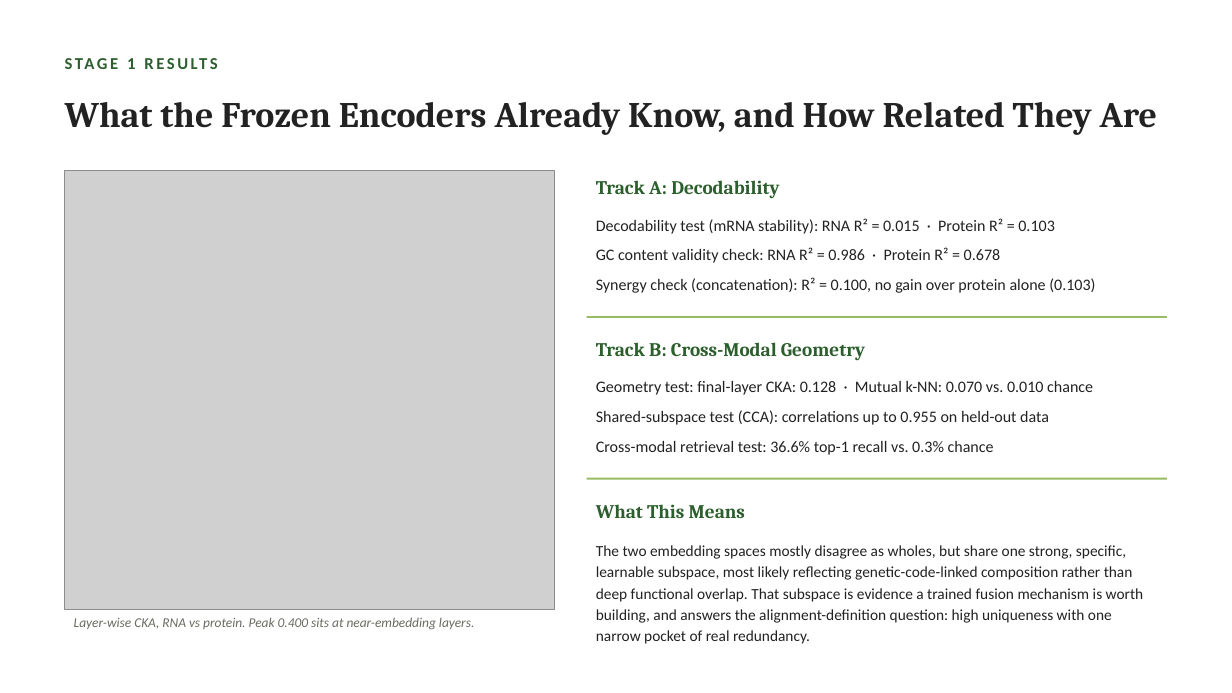
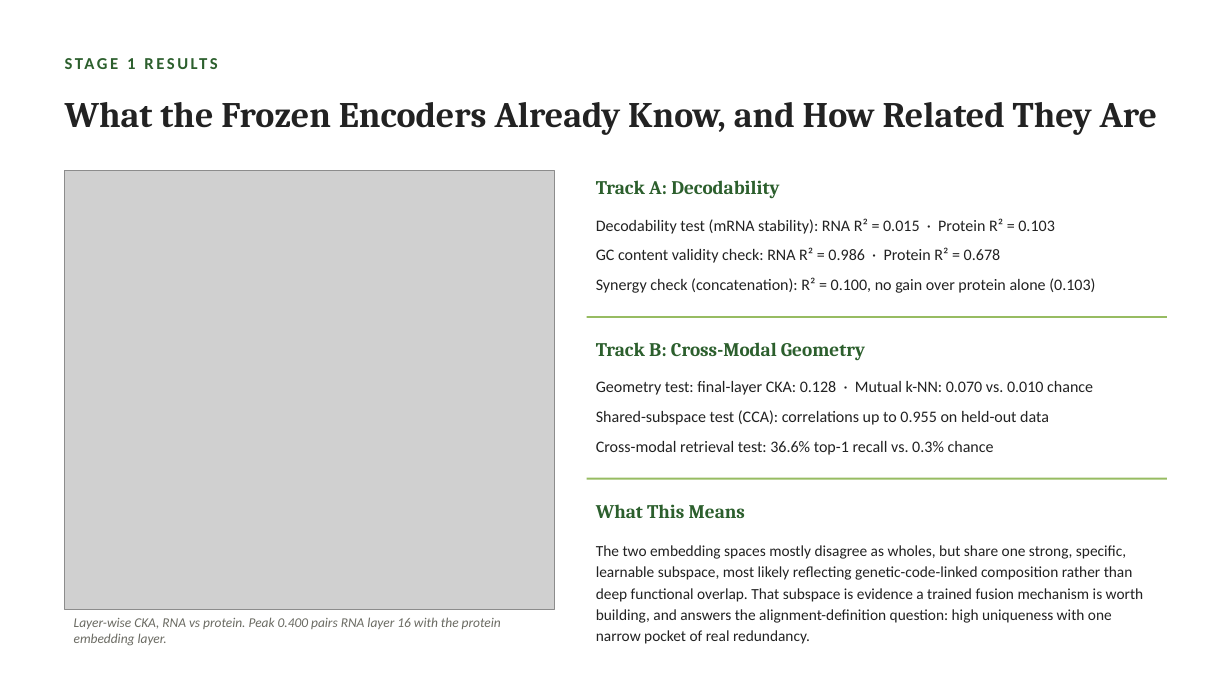
Before and after one commit to jtmckinley4/RNA-Protein-Multimodal-Fusion, a slide deck: slide 4 of Notes/Mina_Meeting_Slides_2026-09-23.pptx. Drawn at 1232x693 pixels with LibreOffice and Linux fonts; fonts in the diff are those of the drawing; grey boxes stand for pictures. Boxes give left, top, right and bottom in pixels: in the first picture for what was removed or moved away, otherwise in the second. Text is boxed around its words. In the diff, an @@ line names an element or a change of style, - is before the commit and + after.

```diff
--- a/Notes/Mina_Meeting_Slides_2026-09-23.pptx
+++ b/Notes/Mina_Meeting_Slides_2026-09-23.pptx
@@ text at [74,617,501,646]: text changed @@
-Layer-wise CKA, RNA vs protein. Peak 0.400 sits at near-embedding layers.
+Layer-wise CKA, RNA vs protein. Peak 0.400 pairs RNA layer 16 with the protein embedding layer.
```
Also in this commit, not shown: 2 other slides changed, 3 other files.
